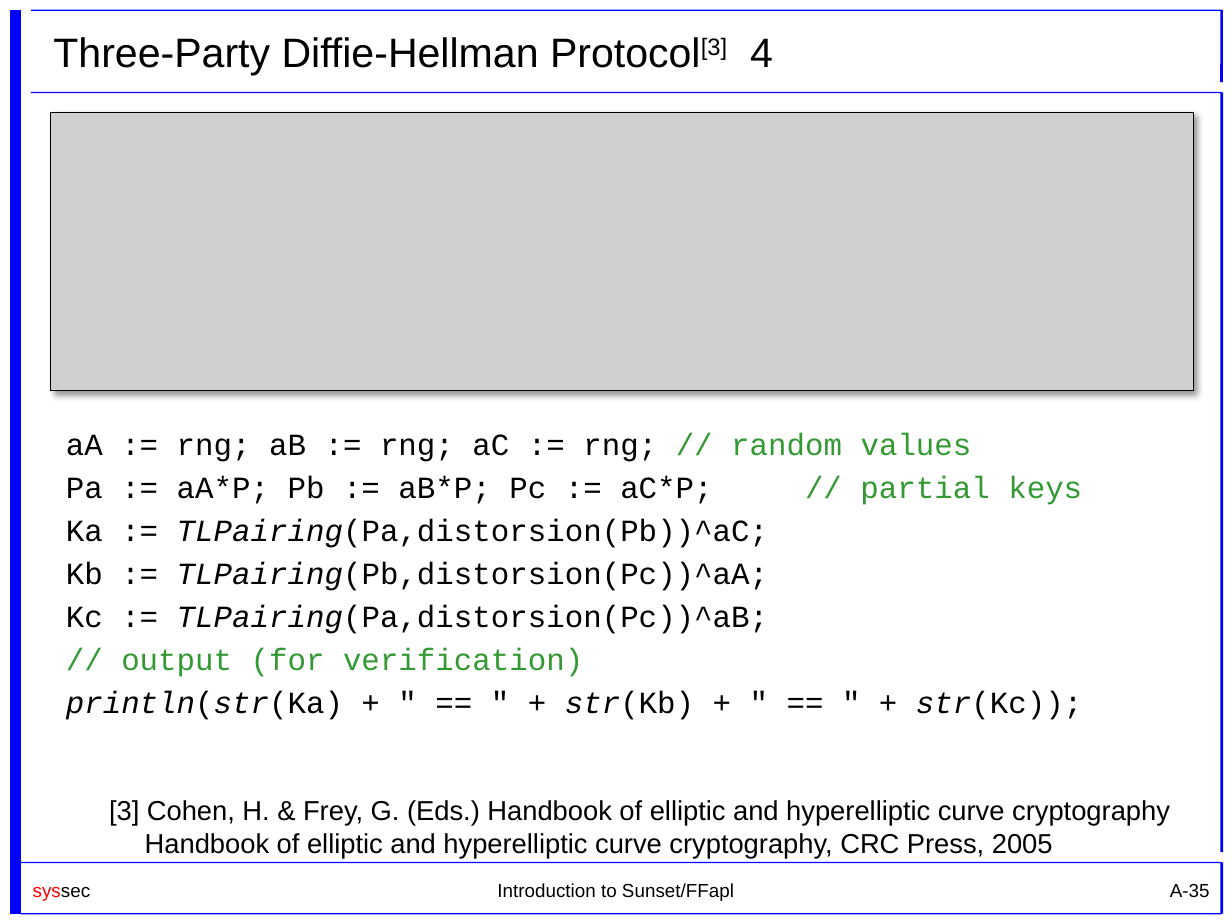
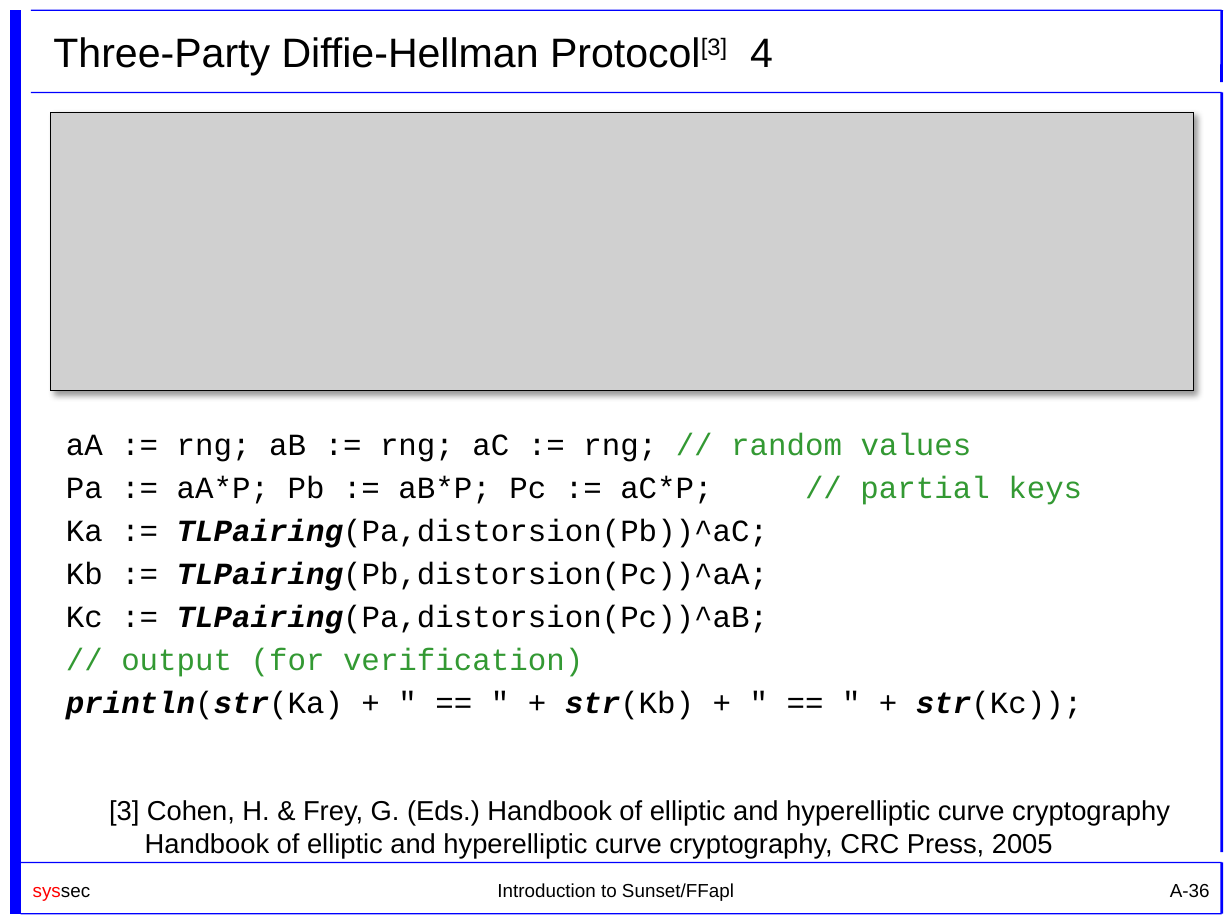
Before and after one commit to cryptool-org/cryptobrief, a slide deck: slide 36 of manual (drafts)/Sunset_Slides_UniKlu.pptx (slide 35 before the commit). Drawn at 1232x924 pixels with LibreOffice and Linux fonts; fonts in the diff are those of the drawing; grey boxes stand for pictures. Boxes give left, top, right and bottom in pixels: in the first picture for what was removed or moved away, otherwise in the second. Text is boxed around its words. In the diff, an @@ line names an element or a change of style, - is before the commit and + after.

```diff
--- a/manual (drafts)/Sunset_Slides_UniKlu.pptx
+++ b/manual (drafts)/Sunset_Slides_UniKlu.pptx
@@ text at [66, 519, 1082, 720]: bold on in "TLPairing(Pa,distorsion(Pb))^aC;", "TLPairing(Pb,distorsion(Pc))^aA;", "TLPairing(Pa,distorsion(Pc))^aB;", "println(str(Ka) str(Kb) str(Kc));" @@
```
Also in this commit, not shown: 5 other slides changed, 1 slide added, 1 other file.
